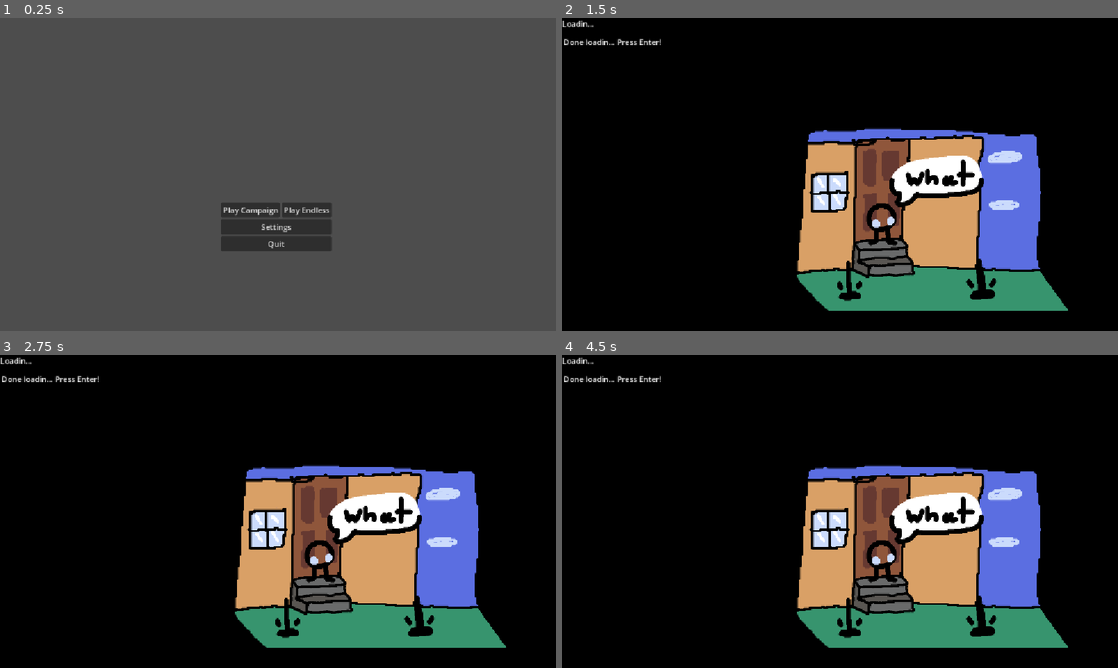
Above: before the commit, frames 1-4 (two rows, left to right).
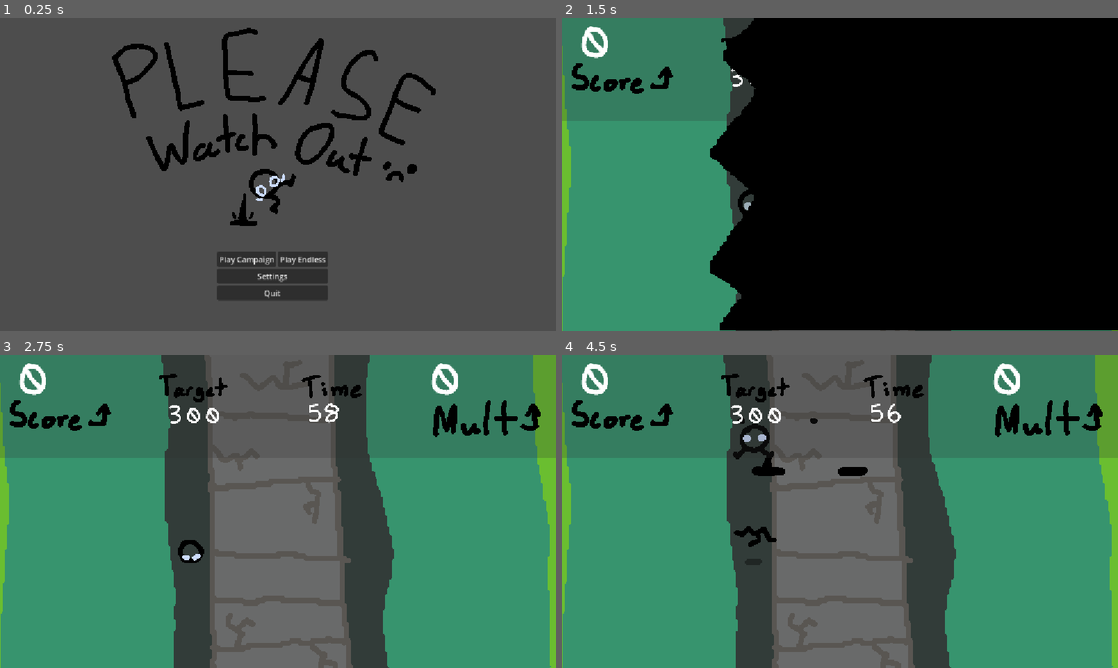
Above: after the commit, the same moments.

Repository: octokid12/Television
Game: Godot game, scene res://Scenes/main_menu.tscn
The game is run twice, just before and just after one commit, with the same random seed, the same clock (stepped at 60 frames per second) and the same inputs.
Inputs (mouse positions are in pixels of both pictures, inside the frame that each line leads up to):
- Up to frame 1 (0.25 s): no input
- Up to frame 2 (1.5 s): click "Play Campaign" at 0.5 s; tap Enter (ui_accept) at 1.25 s; move the mouse to (962, 158) at 1.27 s; hold Enter (ui_accept) from 1.28 s (still down); click (962, 158) at 1.42 s
- Up to frame 3 (2.75 s): move the mouse to (166, 527) at 2.02 s; release Enter (ui_accept) at 2.03 s; tap Enter (ui_accept) at 2.1, 2.27, 2.57 s; click (166, 527) at 2.17 s
- Up to frame 4 (4.5 s): tap Enter (ui_accept) at 2.75, 3.6, 3.77, 4.07, 4.25 s; move the mouse to (895, 442) at 2.77 s; hold Enter (ui_accept) 2.78-3.53 s; click (895, 442) at 2.92 s; move the mouse to (812, 574) at 3.52 s; click (812, 574) at 3.67 s; move the mouse to (1006, 558) at 4.27 s; hold Enter (ui_accept) from 4.28 s (still down); click (1006, 558) at 4.42 s

The runs differ from the first frame. In frame 1, 9.6% of the frame differs, in the area x 20-79%, y 3-90%; in frame 2, 52%; in frame 3, 95%, in the area x 0-100%, y 0-100%; in frame 4, 95%.

Commit message:
levels or whatever

Diff:
--- a/Player.tscn
+++ b/Player.tscn
@@ -195,7 +195,7 @@
 }]
 
 [sub_resource type="CircleShape2D" id="CircleShape2D_grmq1"]
-radius = 29.0
+radius = 9.219544
 
 [sub_resource type="CanvasItemMaterial" id="CanvasItemMaterial_kpjcp"]
 particles_animation = true
@@ -240,6 +240,9 @@
 anim_speed_max = 2.0
 anim_offset_max = 1.0
 
+[sub_resource type="RectangleShape2D" id="RectangleShape2D_grmq1"]
+size = Vector2(64, 85)
+
 [node name="CharacterBody2D" type="CharacterBody2D" unique_id=1029943372]
 script = SubResource("GDScript_grmq1")
 
@@ -248,8 +251,7 @@
 texture_filter = 1
 position = Vector2(-6, 212)
 sprite_frames = SubResource("SpriteFrames_grmq1")
-animation = &"Jump"
-frame = 2
+animation = &"Base"
 offset = Vector2(6, -212)
 
 [node name="Area2D" type="Area2D" parent="." unique_id=260531875]
@@ -289,5 +291,9 @@
 randomness = 0.5
 process_material = SubResource("ParticleProcessMaterial_grmq1")
 
+[node name="BH" type="CollisionShape2D" parent="." unique_id=469009959]
+position = Vector2(-4, 204.5)
+shape = SubResource("RectangleShape2D_grmq1")
+
 [connection signal="area_entered" from="Area2D" to="." method="_on_area_2d_area_entered"]
 [connection signal="area_entered" from="Firering" to="." method="_on_firering_area_entered"]
--- a/Scenes/Levels/level.tscn
+++ b/Scenes/Levels/level.tscn
@@ -56,6 +56,12 @@
 	Fringdealy -= 1
 "
 
+[sub_resource type="RectangleShape2D" id="RectangleShape2D_grmq1"]
+size = Vector2(1220, 28)
+
+[sub_resource type="RectangleShape2D" id="RectangleShape2D_lkqqh"]
+size = Vector2(36, 619)
+
 [node name="Level" type="Node2D" unique_id=374076405]
 process_mode = 1
 script = SubResource("GDScript_kfdsr")
@@ -81,4 +87,22 @@
 wait_time = 60.0
 autostart = true
 
+[node name="Bounds" type="StaticBody2D" parent="." unique_id=1203704261]
+
+[node name="CollisionShape2D" type="CollisionShape2D" parent="Bounds" unique_id=1349104800]
+position = Vector2(562, 4)
+shape = SubResource("RectangleShape2D_grmq1")
+
+[node name="CollisionShape2D2" type="CollisionShape2D" parent="Bounds" unique_id=95324445]
+position = Vector2(554, 652)
+shape = SubResource("RectangleShape2D_grmq1")
+
+[node name="CollisionShape2D3" type="CollisionShape2D" parent="Bounds" unique_id=1710983058]
+position = Vector2(1173, 326)
+shape = SubResource("RectangleShape2D_lkqqh")
+
+[node name="CollisionShape2D4" type="CollisionShape2D" parent="Bounds" unique_id=1980143418]
+position = Vector2(-18, 326)
+shape = SubResource("RectangleShape2D_lkqqh")
+
 [connection signal="HP_Changed" from="CharacterBody2D" to="Camera2D" method="_on_player_hp_changed"]
--- a/Scenes/Levels/level2.tscn
+++ b/Scenes/Levels/level2.tscn
@@ -15,10 +15,12 @@
 @onready var Pattern2 = preload(\"res://Scenes/Patterns/pattern_2.tscn\")
 @onready var Pattern3 = preload(\"res://Scenes/Patterns/pattern_3hole.tscn\")
 @onready var Fring = preload(\"res://fring.tscn\")
+@onready var Car = preload(\"res://Scenes/Patterns/car.tscn\")
 var Pattern1Delay: int = 100
 var Pattern2Delay: int = 200
 var Pattern3Delay:int = 100
 var Fringdealy: int = 300
+var Cardelay: int = 300
 
 func _ready() -> void:
 	pass
@@ -30,21 +32,22 @@
 	var unstaggeredSquare = Pattern2.instantiate()
 	var Followhole = Pattern3.instantiate()
 	var Hoop = Fring.instantiate()
+	var Vehicle = Car.instantiate()
 	if Pattern1Delay <= 0:
-		Pattern1Delay = 50
+		Pattern1Delay = 60
 		SquarePattern.position = Vector2(randi_range(13, 1148), randi_range(9, 626))
 		add_child(SquarePattern)
 	Pattern1Delay -= 1
 
 
 	if Pattern2Delay <= 0:
-		Pattern2Delay = 50
+		Pattern2Delay = 30
 		unstaggeredSquare.position = Vector2(randi_range(13, 1148), randi_range(9, 626))
 		add_child(unstaggeredSquare)
 	Pattern2Delay -= 1
 
 	if Pattern3Delay <= 0:
-		Pattern3Delay = 75
+		Pattern3Delay = 100
 		Followhole.position = Vector2(Player.position.x + randi_range(20, -20), Player.position.y + 193)
 		add_child(Followhole)
 	Pattern3Delay -= 1
@@ -54,7 +57,19 @@
 		Hoop.position = Vector2(randi_range(43, 1079), randi_range(100, 356))
 		add_child(Hoop)
 	Fringdealy -= 1
+
+	if Cardelay <= 0:
+		Cardelay = 200
+		Vehicle.position = Vector2(randi_range(43, 1079), 127)
+		add_child(Vehicle)
+	Cardelay -= 1
 "
+
+[sub_resource type="RectangleShape2D" id="RectangleShape2D_3f8mu"]
+size = Vector2(1220, 28)
+
+[sub_resource type="RectangleShape2D" id="RectangleShape2D_5j5u1"]
+size = Vector2(36, 619)
 
 [node name="Level" type="Node2D" unique_id=374076405]
 process_mode = 1
@@ -76,9 +91,22 @@
 position = Vector2(575, 322)
 script = ExtResource("4_d15yg")
 
-[node name="Time" type="Timer" parent="." unique_id=650921728]
-process_mode = 1
-wait_time = 60.0
-autostart = true
+[node name="Bounds" type="StaticBody2D" parent="." unique_id=1631360825]
+
+[node name="CollisionShape2D" type="CollisionShape2D" parent="Bounds" unique_id=903393927]
+position = Vector2(562, 4)
+shape = SubResource("RectangleShape2D_3f8mu")
+
+[node name="CollisionShape2D2" type="CollisionShape2D" parent="Bounds" unique_id=1630446545]
+position = Vector2(554, 652)
+shape = SubResource("RectangleShape2D_3f8mu")
+
+[node name="CollisionShape2D3" type="CollisionShape2D" parent="Bounds" unique_id=144922935]
+position = Vector2(1173, 326)
+shape = SubResource("RectangleShape2D_5j5u1")
+
+[node name="CollisionShape2D4" type="CollisionShape2D" parent="Bounds" unique_id=648425324]
+position = Vector2(-18, 326)
+shape = SubResource("RectangleShape2D_5j5u1")
 
 [connection signal="HP_Changed" from="CharacterBody2D" to="Camera2D" method="_on_player_hp_changed"]
--- /dev/null
+++ b/Scenes/Levels/level3.tscn
@@ -0,0 +1,110 @@
+[gd_scene format=3 uid="uid://q3etpmsiuv2e"]
+
+[ext_resource type="Texture2D" uid="uid://cjx88o2l6krk3" path="res://Sprites/bus.png" id="1_6cxjt"]
+[ext_resource type="PackedScene" uid="uid://caso526hh1kb4" path="res://Player.tscn" id="2_qxkdu"]
+[ext_resource type="PackedScene" uid="uid://calha58w8nefh" path="res://UI.tscn" id="3_ov3rk"]
+[ext_resource type="Script" uid="uid://d3ub0u2fr8oe" path="res://Scripts/Cam.gd" id="4_x0tam"]
+
+[sub_resource type="GDScript" id="GDScript_kfdsr"]
+resource_name = "Level1"
+script/source = "extends Node2D
+
+@onready var Player = $CharacterBody2D
+
+@onready var Pattern1 = preload(\"res://Scenes/Patterns/pattern_1.tscn\")
+@onready var Pattern2 = preload(\"res://Scenes/Patterns/pattern_2.tscn\")
+@onready var Pattern3 = preload(\"res://Scenes/Patterns/pattern_3hole.tscn\")
+@onready var Fring = preload(\"res://fring.tscn\")
+@onready var Car = preload(\"res://Scenes/Patterns/car.tscn\")
+var Pattern1Delay: int = 100
+var Pattern2Delay: int = 200
+var Pattern3Delay:int = 100
+var Fringdealy: int = 300
+var Cardelay: int = 300
+
+func _ready() -> void:
+	pass
+
+
+# Called every frame. 'delta' is the elapsed time since the previous frame.
+func _physics_process(_delta: float) -> void:
+	var SquarePattern = Pattern1.instantiate()
+	var unstaggeredSquare = Pattern2.instantiate()
+	var Followhole = Pattern3.instantiate()
+	var Hoop = Fring.instantiate()
+	var Vehicle = Car.instantiate()
+	if Pattern1Delay <= 0:
+		Pattern1Delay = 60
+		SquarePattern.position = Vector2(randi_range(13, 563), randi_range(9, 626))
+		add_child(SquarePattern)
+	Pattern1Delay -= 1
+
+
+	if Pattern2Delay <= 0:
+		Pattern2Delay = 40
+		unstaggeredSquare.position = Vector2(randi_range(13, 563), randi_range(9, 626))
+		add_child(unstaggeredSquare)
+	Pattern2Delay -= 1
+
+	if Pattern3Delay <= 0:
+		Pattern3Delay = 300
+		Followhole.position = Vector2(Player.position.x + randi_range(20, -20), Player.position.y + 193)
+		add_child(Followhole)
+	Pattern3Delay -= 1
+
+
+	if Cardelay <= 0:
+		Cardelay = 200
+		Vehicle.position = Vector2(randi_range(43, 345), 127)
+		add_child(Vehicle)
+	Cardelay -= 1
+"
+
+[sub_resource type="RectangleShape2D" id="RectangleShape2D_3f8mu"]
+size = Vector2(1220, 28)
+
+[sub_resource type="RectangleShape2D" id="RectangleShape2D_qxkdu"]
+size = Vector2(636, 619)
+
+[sub_resource type="RectangleShape2D" id="RectangleShape2D_5j5u1"]
+size = Vector2(36, 619)
+
+[node name="Level" type="Node2D" unique_id=374076405]
+process_mode = 1
+script = SubResource("GDScript_kfdsr")
+
+[node name="BG" type="Sprite2D" parent="." unique_id=1321232466]
+z_index = -10
+texture_filter = 1
+position = Vector2(576, 322)
+scale = Vector2(1.1, 1.1)
+texture = ExtResource("1_6cxjt")
+
+[node name="CharacterBody2D" parent="." unique_id=1029943372 instance=ExtResource("2_qxkdu")]
+position = Vector2(396, 188)
+
+[node name="CanvasLayer" parent="." unique_id=428428846 instance=ExtResource("3_ov3rk")]
+
+[node name="Camera2D" type="Camera2D" parent="." unique_id=2008483679]
+position = Vector2(575, 322)
+script = ExtResource("4_x0tam")
+
+[node name="Bounds" type="StaticBody2D" parent="." unique_id=1631360825]
+
+[node name="CollisionShape2D" type="CollisionShape2D" parent="Bounds" unique_id=903393927]
+position = Vector2(562, 4)
+shape = SubResource("RectangleShape2D_3f8mu")
+
+[node name="CollisionShape2D2" type="CollisionShape2D" parent="Bounds" unique_id=1630446545]
+position = Vector2(554, 652)
+shape = SubResource("RectangleShape2D_3f8mu")
+
+[node name="CollisionShape2D3" type="CollisionShape2D" parent="Bounds" unique_id=144922935]
+position = Vector2(873, 326)
+shape = SubResource("RectangleShape2D_qxkdu")
+
+[node name="CollisionShape2D4" type="CollisionShape2D" parent="Bounds" unique_id=648425324]
+position = Vector2(-18, 326)
+shape = SubResource("RectangleShape2D_5j5u1")
+
+[connection signal="HP_Changed" from="CharacterBody2D" to="Camera2D" method="_on_player_hp_changed"]
--- /dev/null
+++ b/Scenes/Patterns/Car.gd
@@ -0,0 +1,18 @@
+extends DangerousObject
+var moving = false
+
+# Called when the node enters the scene tree for the first time.
+func _ready() -> void:
+	await get_tree().create_timer(2.5).timeout
+	$"../Warning".modulate = "ff0000"
+	await get_tree().create_timer(0.5).timeout
+	moving = true
+
+
+
+# Called every frame. 'delta' is the elapsed time since the previous frame.
+func _process(_delta: float) -> void:
+	if moving:
+		position.y += 75
+		if position.y > 1000:
+			$"..".queue_free()
--- /dev/null
+++ b/Scenes/Patterns/car.tscn
@@ -0,0 +1,50 @@
+[gd_scene format=3 uid="uid://cfsklw672fdyn"]
+
+[ext_resource type="Script" uid="uid://cvdrilcvbhh6" path="res://Scenes/Patterns/Car.gd" id="1_bs1b7"]
+[ext_resource type="Texture2D" uid="uid://wcbfw4a21xo2" path="res://Sprites/attackcar.png" id="2_bs1b7"]
+[ext_resource type="Texture2D" uid="uid://prjdc4wh3li7" path="res://Sprites/warning.png" id="3_v0dfb"]
+
+[sub_resource type="AtlasTexture" id="AtlasTexture_v0dfb"]
+atlas = ExtResource("2_bs1b7")
+region = Rect2(0, 0, 512, 512)
+
+[sub_resource type="SpriteFrames" id="SpriteFrames_grmq1"]
+animations = [{
+"frames": [{
+"duration": 1.0,
+"texture": SubResource("AtlasTexture_v0dfb")
+}],
+"loop": 1,
+"name": &"default",
+"speed": 5.0
+}]
+
+[sub_resource type="RectangleShape2D" id="RectangleShape2D_grmq1"]
+size = Vector2(373, 408)
+
+[node name="Car" type="Node2D" unique_id=1500794098]
+position = Vector2(0, 97)
+
+[node name="DangerousObject" type="Node2D" parent="." unique_id=365410131 node_paths=PackedStringArray("Sprite")]
+position = Vector2(-4, -463)
+script = ExtResource("1_bs1b7")
+Sprite = NodePath("AnimatedSprite2D")
+SpawnAnimation = "default"
+metadata/_custom_type_script = "uid://t4m53k7dn1r2"
+
+[node name="AnimatedSprite2D" type="AnimatedSprite2D" parent="DangerousObject" unique_id=831767066]
+sprite_frames = SubResource("SpriteFrames_grmq1")
+
+[node name="Area2D" type="Area2D" parent="DangerousObject" unique_id=163230313]
+collision_layer = 6
+collision_mask = 0
+
+[node name="CollisionShape2D" type="CollisionShape2D" parent="DangerousObject/Area2D" unique_id=1487630600]
+position = Vector2(-0.5, 20)
+shape = SubResource("RectangleShape2D_grmq1")
+
+[node name="Warning" type="Sprite2D" parent="." unique_id=1890179383]
+texture_filter = 1
+position = Vector2(10.5, -6.000004)
+scale = Vector2(4.65625, 1)
+texture = ExtResource("3_v0dfb")
--- a/Scenes/loading.tscn
+++ b/Scenes/loading.tscn
@@ -2,12 +2,53 @@
 
 [ext_resource type="Script" uid="uid://c4rd7qpu1axk3" path="res://loading.gd" id="1_fim2r"]
 [ext_resource type="Texture2D" uid="uid://cdditi8nipe76" path="res://Sprites/StagePortraits/stage1.png" id="2_k66n3"]
+[ext_resource type="Texture2D" uid="uid://b2lwvy0cw5mq7" path="res://Sprites/announcer.png" id="3_31xe0"]
+
+[sub_resource type="AtlasTexture" id="AtlasTexture_xrc7h"]
+atlas = ExtResource("3_31xe0")
+region = Rect2(576, 648, 576, 648)
+
+[sub_resource type="AtlasTexture" id="AtlasTexture_4tbtc"]
+atlas = ExtResource("3_31xe0")
+region = Rect2(1728, 0, 576, 648)
+
+[sub_resource type="AtlasTexture" id="AtlasTexture_dlcsm"]
+atlas = ExtResource("3_31xe0")
+region = Rect2(576, 0, 576, 648)
+
+[sub_resource type="SpriteFrames" id="SpriteFrames_grmq1"]
+animations = [{
+"frames": [{
+"duration": 1.0,
+"texture": SubResource("AtlasTexture_xrc7h")
+}],
+"loop": 1,
+"name": &"Onward",
+"speed": 5.0
+}, {
+"frames": [{
+"duration": 1.0,
+"texture": SubResource("AtlasTexture_4tbtc")
+}],
+"loop": 1,
+"name": &"Win",
+"speed": 5.0
+}, {
+"frames": [{
+"duration": 1.0,
+"texture": SubResource("AtlasTexture_dlcsm")
+}],
+"loop": 1,
+"name": &"loss",
+"speed": 5.0
+}]
 
 [node name="Loading" type="Node2D" unique_id=568957543]
 script = ExtResource("1_fim2r")
 
 [node name="Stage1" type="Sprite2D" parent="." unique_id=1169353500]
 z_index = 1
+texture_filter = 1
 position = Vector2(722, 283)
 texture = ExtResource("2_k66n3")
 
@@ -18,15 +59,24 @@
 offset_bottom = 673.0
 color = Color(0, 0, 0, 1)
 
-[node name="Label" type="Label" parent="." unique_id=924927915]
-offset_right = 40.0
-offset_bottom = 23.0
+[node name="Loading" type="Label" parent="." unique_id=924927915]
+visible = false
+offset_left = 7.0
+offset_top = 67.0
+offset_right = 73.0
+offset_bottom = 90.0
 text = "Loadin..."
 
 [node name="Done" type="Label" parent="." unique_id=1455057916]
-visible = false
 offset_left = 3.0
 offset_top = 38.0
 offset_right = 206.0
 offset_bottom = 61.0
-text = "Done loadin... Press Enter!"
+text = "Press continue..."
+
+[node name="Announcer" type="AnimatedSprite2D" parent="." unique_id=866960177]
+texture_filter = 1
+position = Vector2(177, 306)
+sprite_frames = SubResource("SpriteFrames_grmq1")
+animation = &"Onward"
+autoplay = "Onward"
--- a/Scenes/main_menu.tscn
+++ b/Scenes/main_menu.tscn
@@ -1,15 +1,21 @@
 [gd_scene format=3 uid="uid://cc0d571ixfdp8"]
 
 [ext_resource type="Script" uid="uid://ckscuwkjsu1q" path="res://Scenes/main_menu.gd" id="1_28flt"]
+[ext_resource type="Texture2D" uid="uid://hgup1y0qqtjc" path="res://Sprites/logo.png" id="2_48xlc"]
 
 [node name="Main menu" type="Node2D" unique_id=1892438682]
 script = ExtResource("1_28flt")
 
+[node name="Logo" type="Sprite2D" parent="." unique_id=1389765062]
+texture_filter = 1
+position = Vector2(440, 302)
+texture = ExtResource("2_48xlc")
+
 [node name="VBoxContainer" type="VBoxContainer" parent="." unique_id=433013144]
-offset_left = 458.0
-offset_top = 382.0
-offset_right = 687.0
-offset_bottom = 483.0
+offset_left = 450.0
+offset_top = 484.0
+offset_right = 679.0
+offset_bottom = 585.0
 
 [node name="HBoxContainer" type="HBoxContainer" parent="VBoxContainer" unique_id=828443360]
 layout_mode = 2
--- a/Scenes/transitions.tscn
+++ b/Scenes/transitions.tscn
@@ -7,7 +7,7 @@
 tracks/0/type = "value"
 tracks/0/imported = false
 tracks/0/enabled = true
-tracks/0/path = NodePath("Transitions/Tran:visible")
+tracks/0/path = NodePath("Transitions/CanvasLayer/Tran:visible")
 tracks/0/interp = 1
 tracks/0/loop_wrap = true
 tracks/0/keys = {
@@ -19,14 +19,14 @@
 tracks/1/type = "value"
 tracks/1/imported = false
 tracks/1/enabled = true
-tracks/1/path = NodePath("Transitions/Tran:position")
+tracks/1/path = NodePath("Transitions/CanvasLayer/Tran:position")
 tracks/1/interp = 1
 tracks/1/loop_wrap = true
 tracks/1/keys = {
 "times": PackedFloat32Array(0),
 "transitions": PackedFloat32Array(1),
 "update": 0,
-"values": [Vector2(1765, 322)]
+"values": [Vector2(2200, 322)]
 }
 
 [sub_resource type="Animation" id="Animation_8qv0v"]
@@ -35,7 +35,7 @@
 tracks/0/type = "value"
 tracks/0/imported = false
 tracks/0/enabled = true
-tracks/0/path = NodePath("Transitions/Tran:visible")
+tracks/0/path = NodePath("Transitions/CanvasLayer/Tran:visible")
 tracks/0/interp = 1
 tracks/0/loop_wrap = true
 tracks/0/keys = {
@@ -47,14 +47,14 @@
 tracks/1/type = "value"
 tracks/1/imported = false
 tracks/1/enabled = true
-tracks/1/path = NodePath("Transitions/Tran:position")
+tracks/1/path = NodePath("Transitions/CanvasLayer/Tran:position")
 tracks/1/interp = 1
 tracks/1/loop_wrap = true
 tracks/1/keys = {
 "times": PackedFloat32Array(0, 0.5),
 "transitions": PackedFloat32Array(1, 1),
 "update": 0,
-"values": [Vector2(1765, 322), Vector2(428, 322)]
+"values": [Vector2(2500, 322), Vector2(428, 322)]
 }
 
 [sub_resource type="AnimationLibrary" id="AnimationLibrary_l833j"]
@@ -66,7 +66,12 @@
 [node name="Transitions" type="AnimationPlayer" unique_id=1455238034]
 libraries/ = SubResource("AnimationLibrary_l833j")
 
-[node name="Tran" type="Sprite2D" parent="." unique_id=923930610]
+[node name="CanvasLayer" type="CanvasLayer" parent="." unique_id=1739070420]
+layer = 100
+
+[node name="Tran" type="Sprite2D" parent="CanvasLayer" unique_id=923930610]
+z_index = 200
 texture_filter = 1
-position = Vector2(428, 322)
+position = Vector2(2200, 322)
+scale = Vector2(1.7838541, 1)
 texture = ExtResource("1_q65v4")
--- a/Scripts/Values.gd
+++ b/Scripts/Values.gd
@@ -1,4 +1,14 @@
 extends Node
+
+var endless: bool = false
+
+var Level: int = 0
+
+var Levels: Array = [
+	"res://Scenes/Levels/level.tscn",
+	"res://Scenes/Levels/level2.tscn"
+]
+
 
 var Score: int = 0
 var Mult: int = 0
@@ -7,8 +17,12 @@
 
 var PlayerY: int
 
+var TargetScore:int = 300
 
 var LoadableScene: String
+
+var Won: int = 0
+
 
 func _process(_delta: float) -> void:
 	if Mult < 0:
--- a/Scripts/ui.gd
+++ b/Scripts/ui.gd
@@ -30,5 +30,24 @@
 
 
 func _on_timer_timeout() -> void:
+	$AnimationPlayer.play("End")
 	get_tree().set_pause(true)
+	await get_tree().create_timer(3).timeout
+	if Values.Score < Values.TargetScore:
+		Values.Won = -1
+		Values.LoadableScene = get_tree().current_scene.scene_file_path
+		get_tree().paused = false
+		Transitions.play("Trianglewipe")
+		await Transitions.animation_finished
+		get_tree().change_scene_to_file("res://Scenes/loading.tscn")
+	else:
+		Values.Won = 1
+		Values.Level += 1
+		Values.LoadableScene = Values.Levels[Values.Level]
+		get_tree().paused = false
+		Transitions.play("Trianglewipe")
+		await Transitions.animation_finished
+		get_tree().change_scene_to_file("res://Scenes/loading.tscn")
+	Values.Score = 0
+	Values.Mult = 0
 	print("time's up!")
--- a/UI.tscn
+++ b/UI.tscn
@@ -3,6 +3,7 @@
 [ext_resource type="Script" uid="uid://baoacbqjpp43" path="res://Scripts/ui.gd" id="1_3b2b5"]
 [ext_resource type="Texture2D" uid="uid://hgvtp6nmohjq" path="res://Sprites/ui0007.png" id="1_b3bc3"]
 [ext_resource type="FontFile" uid="uid://dyceni83q8ciy" path="res://Scenes/Patterns/Mystery Font.ttf" id="3_g6l6n"]
+[ext_resource type="Texture2D" uid="uid://cyxyo47srh6yj" path="res://Sprites/times up.png" id="4_qui0h"]
 
 [sub_resource type="AtlasTexture" id="AtlasTexture_grmq1"]
 atlas = ExtResource("1_b3bc3")
@@ -19,6 +20,107 @@
 [sub_resource type="AtlasTexture" id="AtlasTexture_qui0h"]
 atlas = ExtResource("1_b3bc3")
 region = Rect2(0, 96, 256, 96)
+
+[sub_resource type="Animation" id="Animation_vrfts"]
+resource_name = "End"
+length = 0.5
+tracks/0/type = "bezier"
+tracks/0/imported = false
+tracks/0/enabled = true
+tracks/0/path = NodePath("Finish:modulate:r")
+tracks/0/interp = 1
+tracks/0/loop_wrap = true
+tracks/0/keys = {
+"handle_modes": PackedInt32Array(0, 2),
+"points": PackedFloat32Array(1, -0.25, 0, 0.25, 0, 1, -0.083333336, 0, 0, 0),
+"times": PackedFloat32Array(0, 0.5)
+}
+tracks/1/type = "bezier"
+tracks/1/imported = false
+tracks/1/enabled = true
+tracks/1/path = NodePath("Finish:modulate:g")
+tracks/1/interp = 1
+tracks/1/loop_wrap = true
+tracks/1/keys = {
+"handle_modes": PackedInt32Array(0, 2),
+"points": PackedFloat32Array(1, -0.25, 0, 0.25, 0, 1, -0.083333336, 0, 0, 0),
+"times": PackedFloat32Array(0, 0.5)
+}
+tracks/2/type = "bezier"
+tracks/2/imported = false
+tracks/2/enabled = true
+tracks/2/path = NodePath("Finish:modulate:b")
+tracks/2/interp = 1
+tracks/2/loop_wrap = true
+tracks/2/keys = {
+"handle_modes": PackedInt32Array(0, 2),
+"points": PackedFloat32Array(1, -0.25, 0, 0.25, 0, 1, -0.083333336, 0, 0, 0),
+"times": PackedFloat32Array(0, 0.5)
+}
+tracks/3/type = "bezier"
+tracks/3/imported = false
+tracks/3/enabled = true
+tracks/3/path = NodePath("Finish:modulate:a")
+tracks/3/interp = 1
+tracks/3/loop_wrap = true
+tracks/3/keys = {
+"handle_modes": PackedInt32Array(0, 2),
+"points": PackedFloat32Array(0, -0.25, 0, 0.25, 0, 1, -0.083333336, -0.16666667, 0, 0),
+"times": PackedFloat32Array(0, 0.5)
+}
+
+[sub_resource type="Animation" id="Animation_0mc3e"]
+length = 0.001
+tracks/0/type = "bezier"
+tracks/0/imported = false
+tracks/0/enabled = true
+tracks/0/path = NodePath("Finish:modulate:r")
+tracks/0/interp = 1
+tracks/0/loop_wrap = true
+tracks/0/keys = {
+"handle_modes": PackedInt32Array(0),
+"points": PackedFloat32Array(1, -0.25, 0, 0.25, 0),
+"times": PackedFloat32Array(0)
+}
+tracks/1/type = "bezier"
+tracks/1/imported = false
+tracks/1/enabled = true
+tracks/1/path = NodePath("Finish:modulate:g")
+tracks/1/interp = 1
+tracks/1/loop_wrap = true
+tracks/1/keys = {
+"handle_modes": PackedInt32Array(0),
+"points": PackedFloat32Array(1, -0.25, 0, 0.25, 0),
+"times": PackedFloat32Array(0)
+}
+tracks/2/type = "bezier"
+tracks/2/imported = false
+tracks/2/enabled = true
+tracks/2/path = NodePath("Finish:modulate:b")
+tracks/2/interp = 1
+tracks/2/loop_wrap = true
+tracks/2/keys = {
+"handle_modes": PackedInt32Array(0),
+"points": PackedFloat32Array(1, -0.25, 0, 0.25, 0),
+"times": PackedFloat32Array(0)
+}
+tracks/3/type = "bezier"
+tracks/3/imported = false
+tracks/3/enabled = true
+tracks/3/path = NodePath("Finish:modulate:a")
+tracks/3/interp = 1
+tracks/3/loop_wrap = true
+tracks/3/keys = {
+"handle_modes": PackedInt32Array(0),
+"points": PackedFloat32Array(0, -0.25, 0, 0.25, 0),
+"times": PackedFloat32Array(0)
+}
+
+[sub_resource type="AnimationLibrary" id="AnimationLibrary_2n5f6"]
+_data = {
+&"End": SubResource("Animation_vrfts"),
+&"RESET": SubResource("Animation_0mc3e")
+}
 
 [node name="CanvasLayer" type="CanvasLayer" unique_id=428428846]
 script = ExtResource("1_3b2b5")
@@ -27,7 +129,7 @@
 offset_left = -57.0
 offset_right = 1205.0
 offset_bottom = 214.0
-color = Color(0.34117648, 0.34117648, 0.34117648, 0.22352941)
+color = Color(0.18039216, 0.18039216, 0.18039216, 0.22352941)
 
 [node name="Score2" type="Sprite2D" parent="." unique_id=681072867]
 texture_filter = 1
@@ -94,7 +196,26 @@
 text = "000"
 
 [node name="Timer" type="Timer" parent="." unique_id=1910731607]
-wait_time = 10.0
+wait_time = 60.0
 autostart = true
 
+[node name="AnimationPlayer" type="AnimationPlayer" parent="." unique_id=1534185289]
+process_mode = 3
+libraries/ = SubResource("AnimationLibrary_2n5f6")
+
+[node name="Finish" type="ColorRect" parent="." unique_id=1994933091]
+process_mode = 3
+modulate = Color(1, 1, 1, 0)
+offset_left = -196.0
+offset_top = 226.0
+offset_right = 1349.0
+offset_bottom = 499.0
+color = Color(0.6392157, 0.6392157, 0.6392157, 0.5411765)
+
+[node name="TimesUp" type="Sprite2D" parent="Finish" unique_id=253802534]
+texture_filter = 1
+position = Vector2(766, 130)
+scale = Vector2(2, 2)
+texture = ExtResource("4_qui0h")
+
 [connection signal="timeout" from="Timer" to="." method="_on_timer_timeout"]
--- a/loading.gd
+++ b/loading.gd
@@ -2,22 +2,41 @@
 
 var progress: Array[float] = []
 
+@onready var Announcer = $Announcer
+
+var Loading: bool = false
 
 # Called when the node enters the scene tree for the first time.
 func _ready() -> void:
-	ResourceLoader.load_threaded_request(Values.LoadableScene)
+	Loading = false
+	Transitions.play_backwards("Trianglewipe")
+
+	if Values.Won == 0:
+		Announcer.play("Onward")
+	elif Values.Won == -1:
+		Announcer.play("loss")
+	elif Values.Won == 1:
+		Announcer.play("Win")
+
 
 
 # Called every frame. 'delta' is the elapsed time since the previous frame.
 func _process(_delta: float) -> void:
-	var status = ResourceLoader.load_threaded_get_status(Values.LoadableScene, progress)
 
-	match status:
-		ResourceLoader.THREAD_LOAD_IN_PROGRESS:
-			pass
-		ResourceLoader.THREAD_LOAD_LOADED:
-			$Done.visible = true
-			var scene = ResourceLoader.load_threaded_get(Values.LoadableScene)
-			if Input.is_action_pressed("ui_accept"):
-				print("a")
+	if Input.is_action_just_pressed("ui_accept") and not Loading:
+		#print("j")
+		Loading = true
+		$Done.visible = false
+		$Loading.visible = true
+		ResourceLoader.load_threaded_request(Values.LoadableScene)
+
+	if Loading:
+		var status = ResourceLoader.load_threaded_get_status(Values.LoadableScene, progress)
+
+		match status:
+			ResourceLoader.THREAD_LOAD_IN_PROGRESS:
+				pass
+			ResourceLoader.THREAD_LOAD_LOADED:
+				var scene = ResourceLoader.load_threaded_get(Values.LoadableScene)
 				get_tree().change_scene_to_packed(scene)
+				Transitions.play_backwards("Trianglewipe")
--- a/project.godot
+++ b/project.godot
@@ -18,6 +18,7 @@
 [autoload]
 
 Values="*uid://br2axrn2d7r5e"
+Transitions="*uid://cwruok0u0safl"
 
 [display]
 
Not shown, added: Scenes/Patterns/Car.gd.uid
Binary file added: Sprites/announcer.png
Not shown, added: Sprites/announcer.png.import
Binary file added: Sprites/attackcar.png
Not shown, added: Sprites/attackcar.png.import
Binary file added: Sprites/bus.png
Not shown, added: Sprites/bus.png.import
Binary file added: Sprites/logo.png
Not shown, added: Sprites/logo.png.import
Binary file added: Sprites/times up.png
Not shown, added: Sprites/times up.png.import
Binary file added: Sprites/warning.png
(and 1 more such lines)
